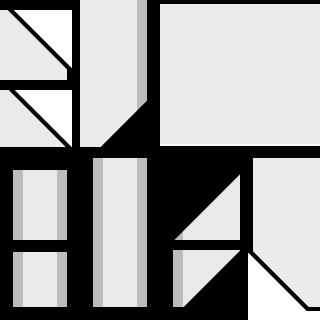
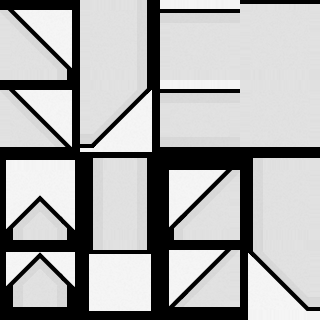
Layer changes from the first 320×320 image to the second:
removed layer "모양 1 copy 2" over [170, 250, 240, 307]
removed layer "모양 1 copy" over [169, 170, 240, 240]
removed layer "모양 1 copy 4" over [100, 99, 148, 147]
showed "NoiseOverlay", opacity 50% → 9%, blend overlay → multiply over [0, 0, 320, 320]
removed layer "모양 1 copy 8" over [248, 249, 313, 311]
removed layer "모양 1 copy 7" over [7, 90, 72, 147]
removed layer "모양 1" over [4, 10, 72, 75]
added layer "레이어 10" above "BrickLine" over [0, 0, 320, 320]
removed layer "Face" over [0, 0, 320, 307]
added layer "레이어 8" above "BrickLine" over [0, 0, 320, 307]
removed layer "Shadow" over [0, 0, 320, 307]
removed layer "레이어 1" over [0, 0, 320, 320]
added layer "레이어 9" above "Wall_Atlas_Smooth" over [0, 0, 320, 310]
